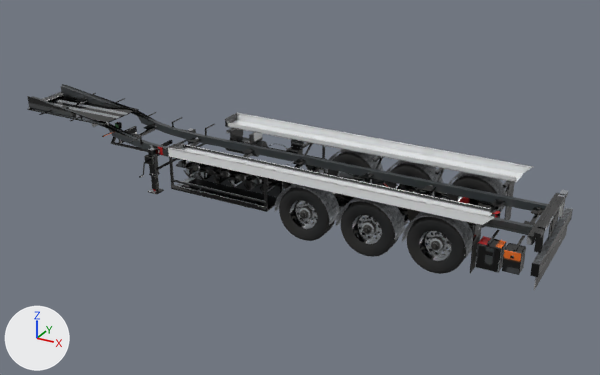
What one commit did to the glTF model src/assets/models/tanker-chassis.glb.
One viewpoint serves both versions: a 50 mm lens placed at (2.35, -13.65, 7.32), pointed at (-5.27, 0.21, 0.4). Every picture has the same lights, and +X, +Y and +Z are marked at lower left. The picture after the commit comes second. Vertices at exactly the same position are counted once.

Names of what the first picture shows: 'Mesh_0', 'Wheel', 'Wheel.001', 'Wheel.002', 'Wheel.003', 'Wheel.004', 'Wheel.005'.
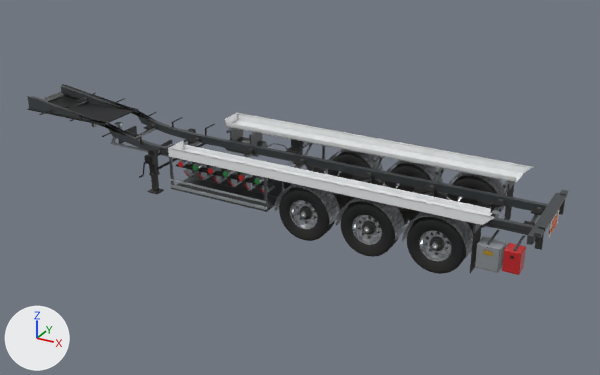
What differs and where, as boxes [x1, y1, x2, y2] in the pictures (600 x 375 px; the box of a moved part takes in the faces that stretch with it):
'Mesh_0', reshaped (7% shorter): before [27, 84, 573, 290]; after [27, 84, 568, 275]
part 1 of me_mesh_0, deleted: before [530, 208, 573, 290]
part 2 of me_mesh_0, moved or reshaped: before [534, 198, 566, 253]; after [534, 198, 566, 250]
part 3 of me_mesh_0, surface changed: [27, 93, 568, 275] in both
part 4 of me_mesh_1, surface changed: [287, 169, 501, 264] in both

Patch to the scene script:
```diff
--- a/src/assets/models/tanker-chassis.glb.py
+++ b/src/assets/models/tanker-chassis.glb.py
@@ me_mesh_0 @@
 # used by ob_mesh_0; location = (0.0, 0.0, 0.0)
-me_mesh_0.from_pydata(...)  # 31763 vertices, 62226 faces; spans x -12.0..0.0, y -1.27..1.27, z 0.0..1.56
-me_mesh_0.materials.append(mat_logowhite)  # picture img_logo_white
+me_mesh_0.from_pydata(...)  # 31471 vertices, 61672 faces; spans x -12.0..-0.07, y -1.27..1.27, z 0.0..1.56
+# me_mesh_0 part 1: 7 loose pieces with 292 vertices, spanning x -0.12..0.0, y -1.24..1.24, z 0.14..0.68, are deleted
+# me_mesh_0 part 2
+# 50 vertices in x -0.09..-0.07, y -0.32..0.32, z 0.7..0.72 move by (0.0, 0.0, 0.04)
+# 32 vertices in x -0.2..-0.08, y -0.81..0.81, z 0.67..0.68 move by (0.0, 0.0, 0.06)
+# 24 vertices in x -0.2..-0.08, y -0.81..0.81, z 0.67 move by (0.0, 0.0, 0.07)
+# me_mesh_0 part 3: 52980 kept faces spanning x -12.0..-0.07, y -1.27..1.27, z 0.0..1.56 get new texture (UV) coordinates
 me_mesh_0.materials.append(mat_darksteel)
@@ me_mesh_1 @@
 me_mesh_1.from_pydata(...)  # 9129 vertices, 17658 faces; spans x -0.536..0.536, y -0.193..0.193, z -0.536..0.536
 # used by ob_wheel; location = (-4.44, 1.02, 0.54)
+# me_mesh_1 part 4: 15563 kept faces spanning x -0.536..0.536, y -0.193..0.193, z -0.536..0.536 get new texture (UV) coordinates
 me_mesh_1.materials.append(mat_tire)
```
